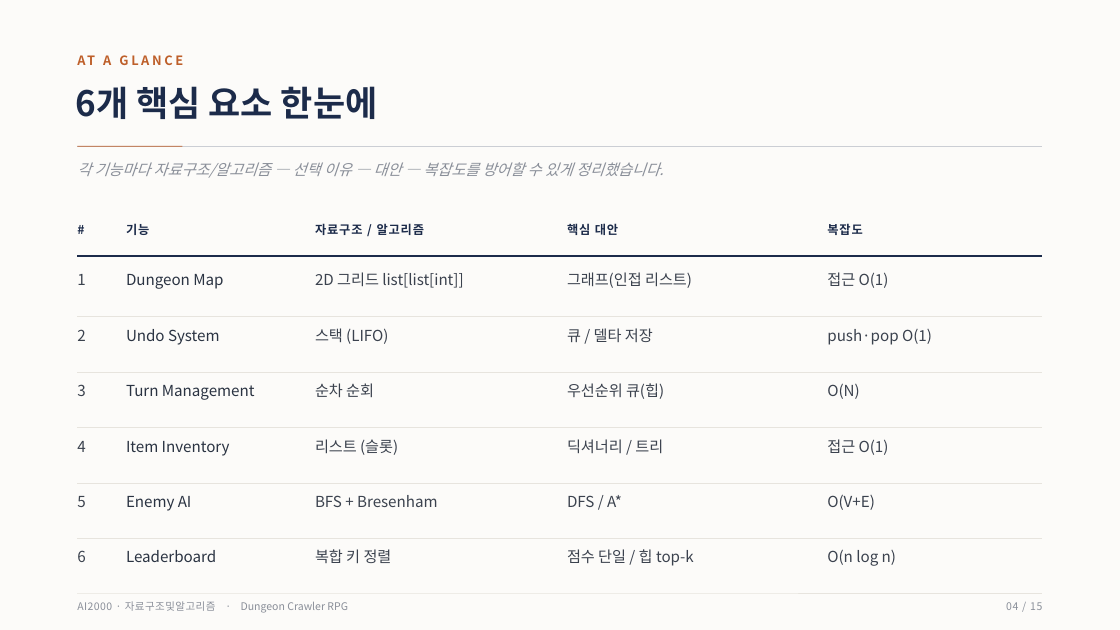
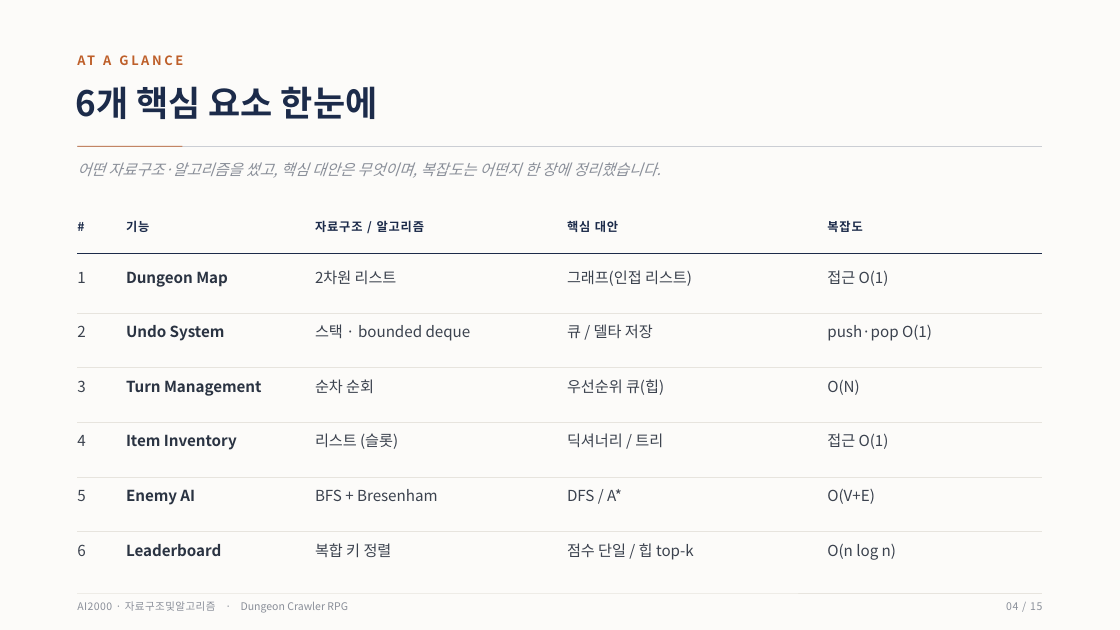
Before and after one commit to chcj5w0/DSA_Dungeon_Project, a slide deck: slide 4 of DSA_Project_평가발표.pptx. Drawn at 1120x630 pixels with LibreOffice and Linux fonts; fonts in the diff are those of the drawing. Boxes give left, top, right and bottom in pixels: in the first picture for what was removed or moved away, otherwise in the second. Text is boxed around its words. In the diff, an @@ line names an element or a change of style, - is before the commit and + after.

```diff
--- a/DSA_Project_평가발표.pptx
+++ b/DSA_Project_평가발표.pptx
@@ text at [77,162,661,178]: text changed @@
-각 기능마다 자료구조/알고리즘 — 선택 이유 — 대안 — 복잡도를 방어할 수 있게 정리했습니다.
+어떤 자료구조·알고리즘을 썼고, 핵심 대안은 무엇이며, 복잡도는 어떤지 한 장에 정리했습니다.
@@ elbow line (77, 254) - (1042, 254): route changed @@
@@ text at [315,270,397,284]: text changed @@
-2D 그리드 list[list[int]]
+2차원 리스트
@@ text at [315,324,471,341]: text changed @@
-스택 (LIFO)
+스택 · bounded deque
@@ 19 texts, 5 elbow lines: place and size @@
-19 texts, 5 elbow lines at [77,317,1042,566]
+19 texts, 5 elbow lines at [77,313,1042,560]
@@ bold on in 6 elements at [126,271,228,287], [126,325,225,341], [126,380,262,396], [126,434,237,450], [126,489,195,505], [126,544,221,556] @@
```
Also in this commit, not shown: 14 other slides changed, 10 other files.
